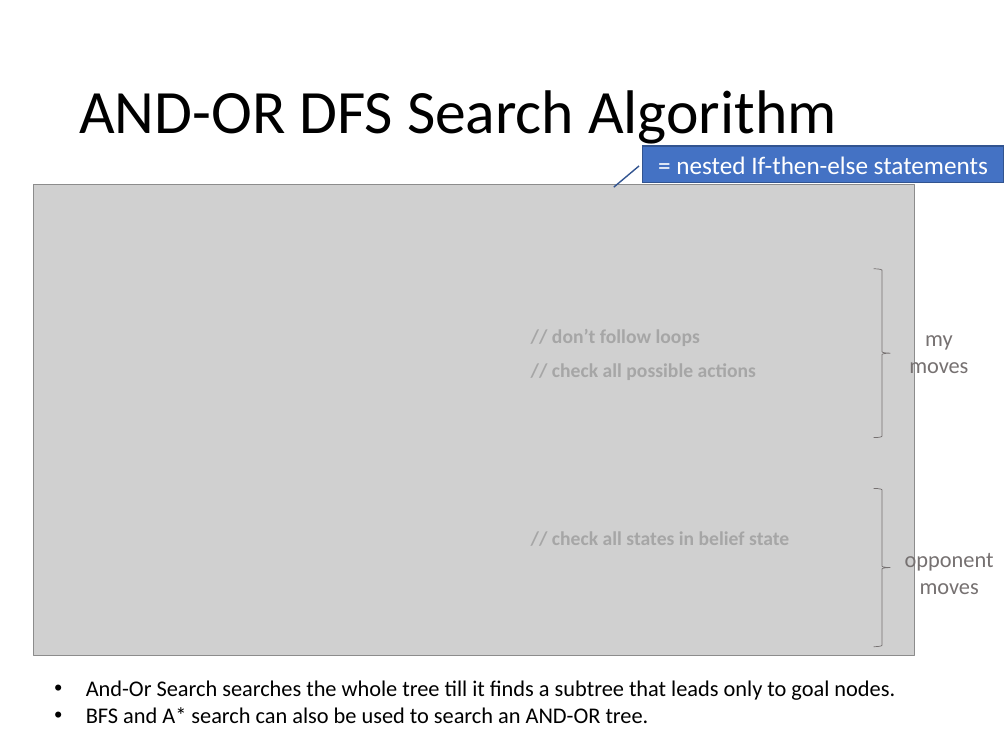
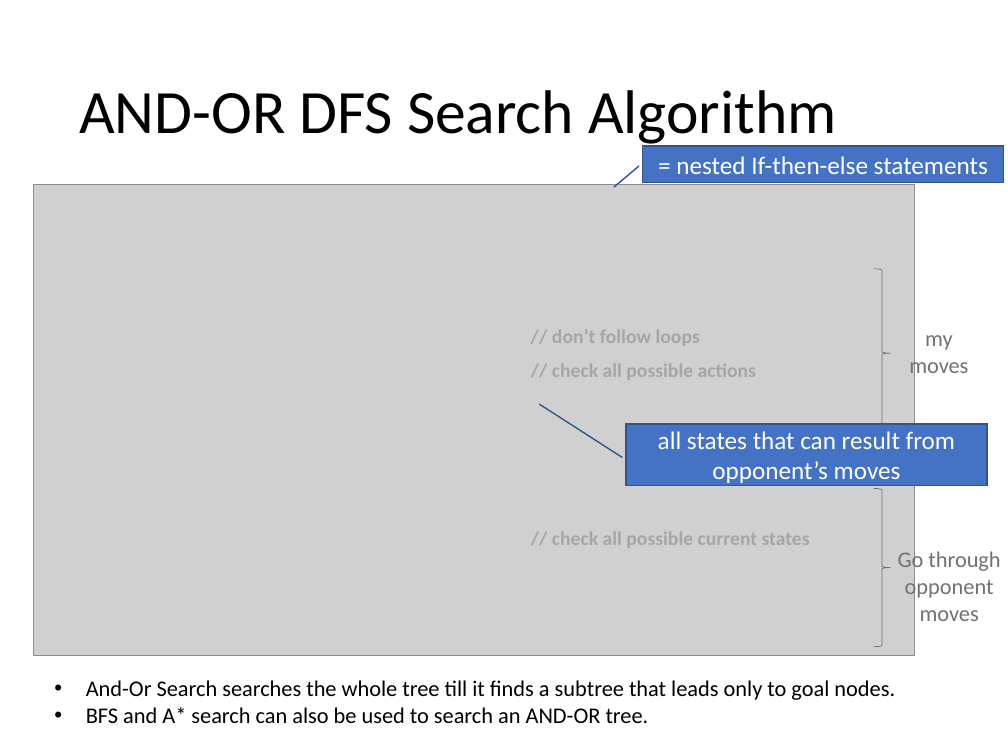
Before and after one commit to mhahsler/CS7320-AI, a slide deck: slide 10 of slides/05_games.pptx. Drawn at 1008x756 pixels with LibreOffice and Linux fonts; fonts in the diff are those of the drawing; grey boxes stand for pictures. Boxes give left, top, right and bottom in pixels: in the first picture for what was removed or moved away, otherwise in the second. Text is boxed around its words. In the diff, an @@ line names an element or a change of style, - is before the commit and + after.

```diff
--- a/slides/05_games.pptx
+++ b/slides/05_games.pptx
@@ border callout added at box(626, 423, 987, 485), fill #4472C4, outline #325491 1 pt, 18 pt, text #FFFFFF @@
+all states that can result from opponent’s moves
@@ text at box(552, 532, 810, 548): text changed @@
-// check all states in belief state
+// check all possible current states
@@ text at box(898, 548, 1000, 573): paragraph added @@
+Go through
```
Also in this commit, not shown: 2 other slides changed, 1 other file.
